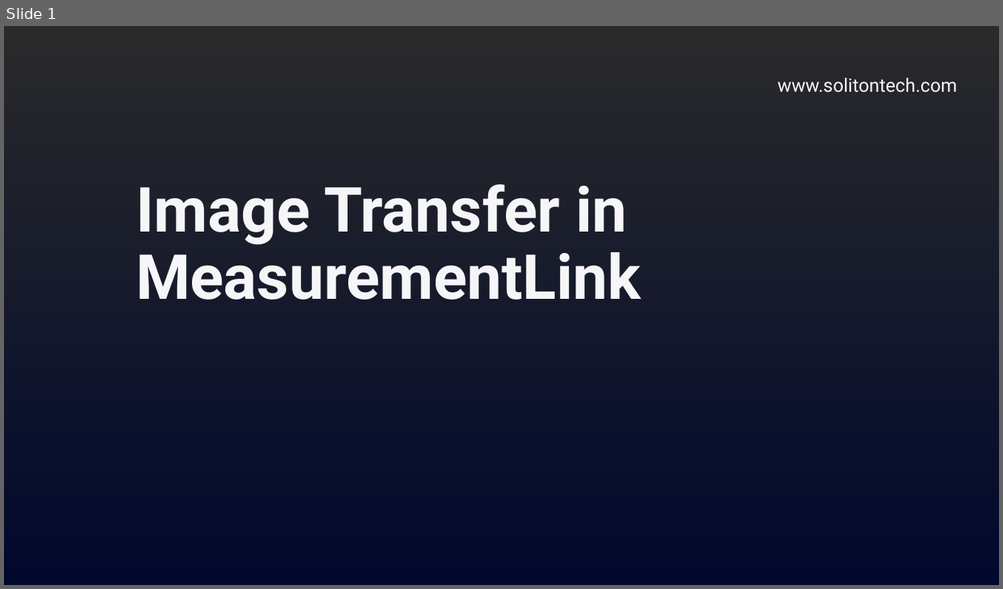
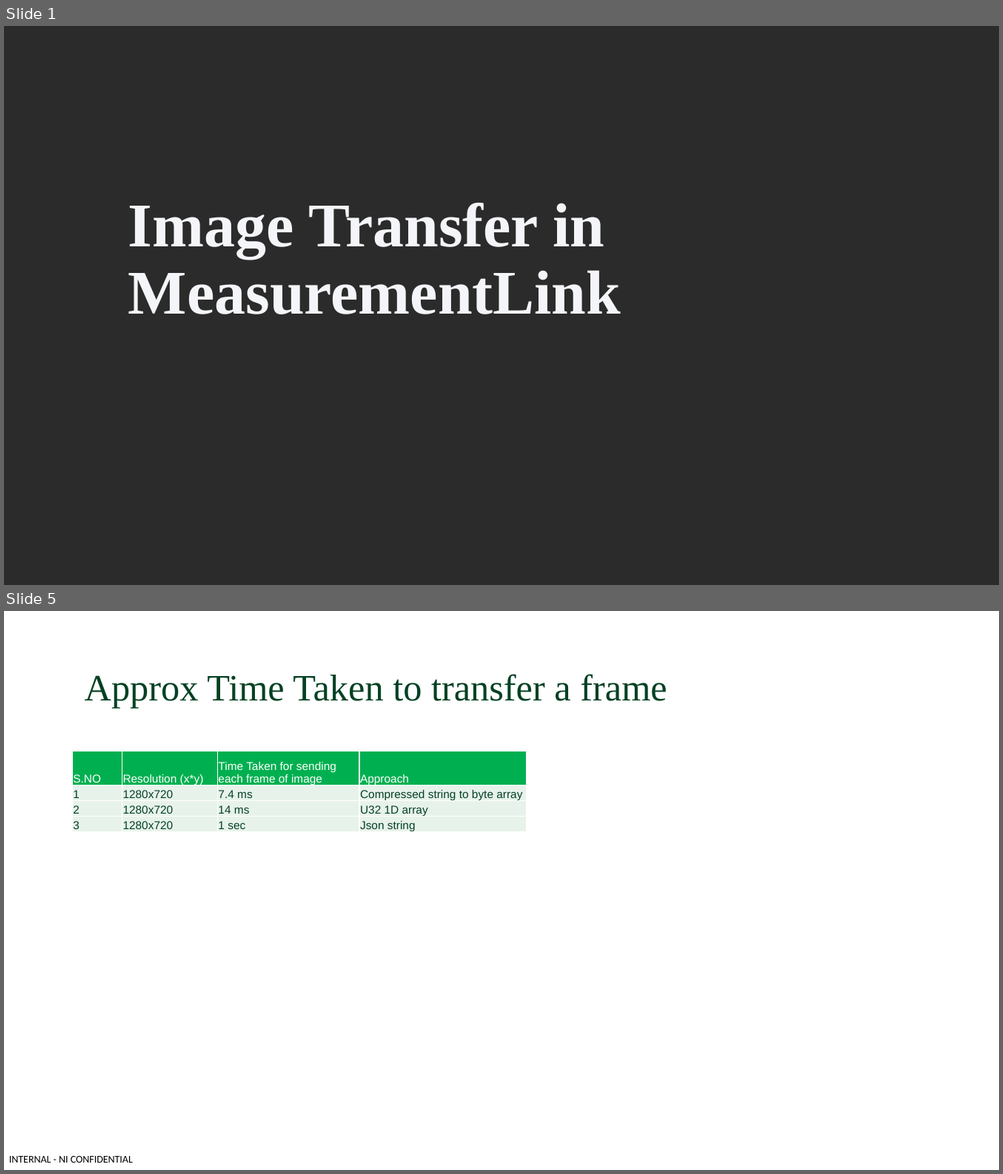
Before and after one commit to ni/measurement-plugin-labview, a slide deck: Source/Example Measurements/Image rendering/Image Transfer in MeasurementLink example.pptx. Shown one above the other, each under a label of ours: slide 1 before the commit, slides 1 and 5 after it; the slides between them are not shown. The pictures are 1003x589 and 1003x1174 pixels, drawn with LibreOffice and Linux fonts; fonts in the diff are those of the drawing; background and template pictures are left out; a plain dark background stands for a picture behind light text. Boxes give left, top, right and bottom in pixels: in the first picture for what was removed or moved away, otherwise in the second. Text is boxed around its words. In the diff, an @@ line names an element or a change of style, - is before the commit and + after.

```diff
--- a/Source/Example Measurements/Image rendering/Image Transfer in MeasurementLink example.pptx
+++ b/Source/Example Measurements/Image rendering/Image Transfer in MeasurementLink example.pptx
@@ slide 5 added at bbox=[4, 611, 999, 1170], background #FFFFFF @@
@@ title added at bbox=[85, 674, 666, 708], 36 pt, text #044123 @@
+Approx Time Taken to transfer a frame
@@ table added at bbox=[73, 752, 527, 834], 4 rows, 4 columns @@
+S.NO | Resolution (x*y) | Time Taken for sending each frame of image | Approach
+1 | 1280x720 | 7.4 ms | Compressed string to byte array
+2 | 1280x720 | 14 ms | U32 1D array
+3 | 1280x720 | 1 sec | Json string
@@ text added at bbox=[9, 1156, 133, 1163], 10 pt, text #000000 @@
+INTERNAL - NI CONFIDENTIAL
@@ slide 1 changed as well @@
@@ rectangle removed at bbox=[4, 26, 999, 585] @@
@@ text removed at bbox=[777, 78, 957, 93] @@
-www.solitontech.com
@@ title "Image Transfer in MeasurementLink": place and size @@
-title "Image Transfer in MeasurementLink" at bbox=[136, 184, 640, 300]
+title "Image Transfer in MeasurementLink" at bbox=[128, 203, 620, 315]
@@ title "Image Transfer in MeasurementLink" at bbox=[128, 203, 620, 315]: font Roboto to Times New Roman, text colour #F6F5F7 to #F4F5F8 @@
```
Also in this commit, not shown: 1 other slide changed, 2 other slides added, 1 slide removed, 7 other files.
